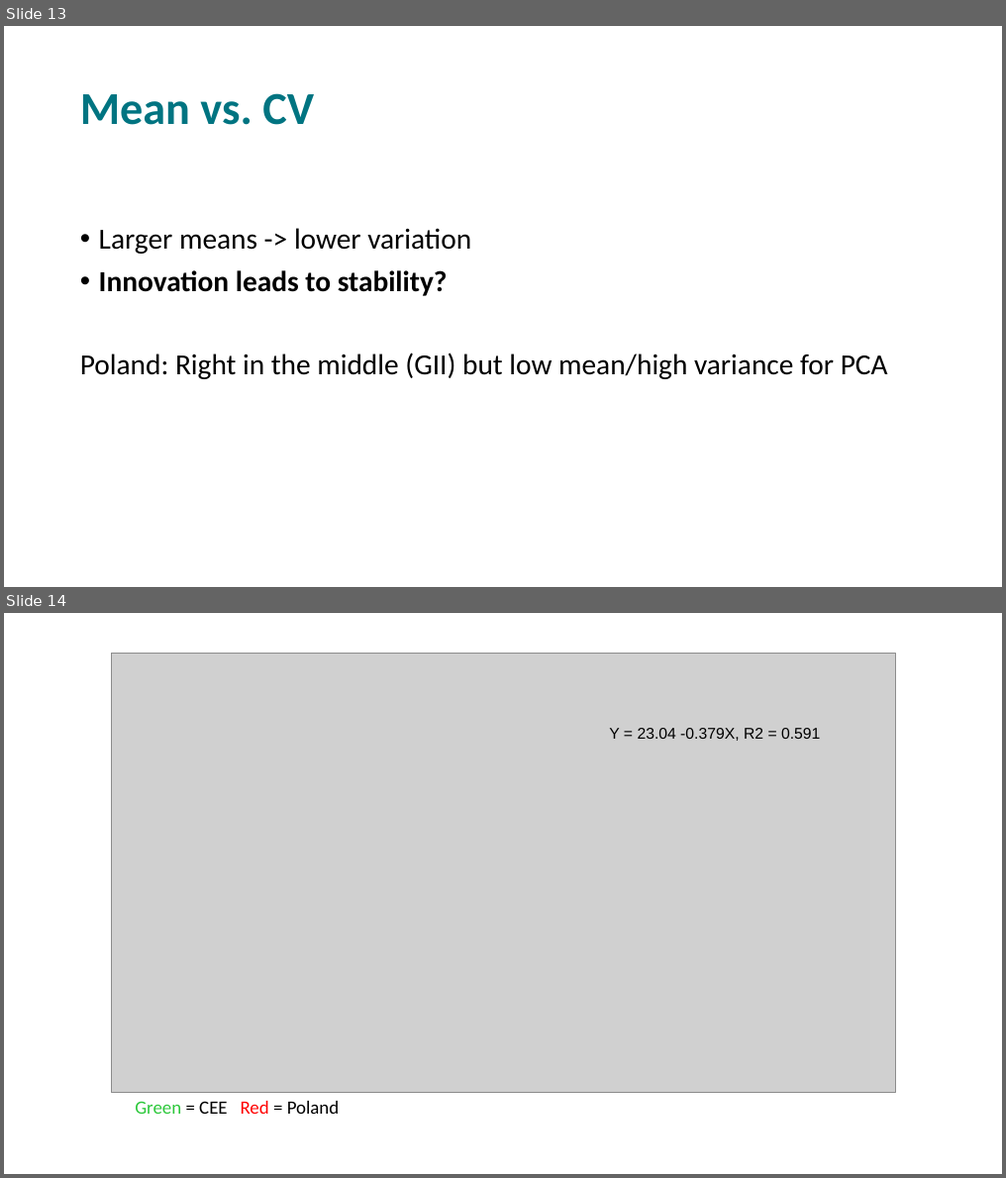
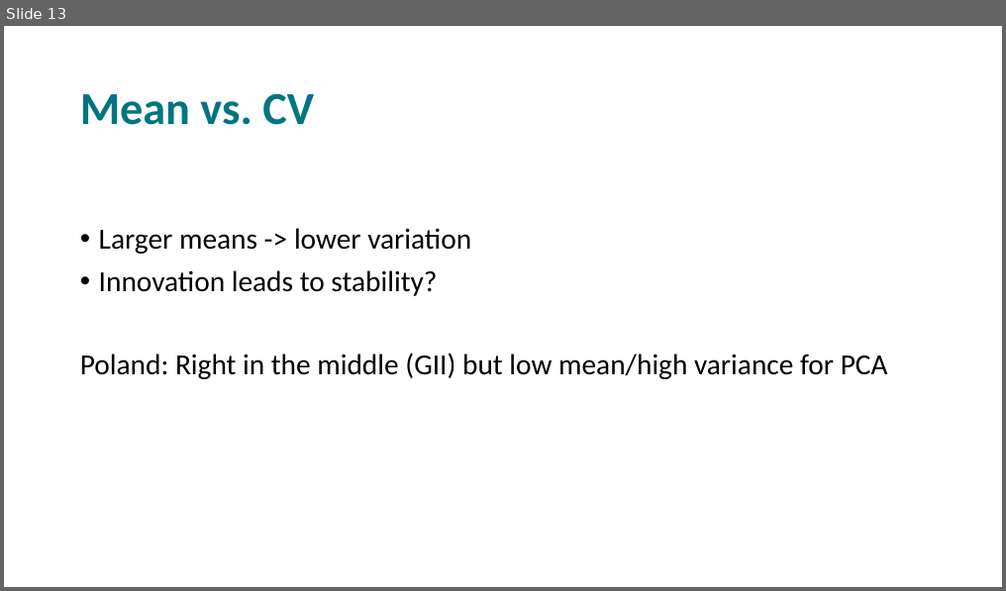
Before and after one commit to hegerty/Collaborations, a slide deck: WERI_Presentation_2025_Hegerty.pptx. Shown one above the other, each under a label of ours: slides 13 and 14 before the commit, slide 13 after it. The pictures are 1006x1178 and 1006x591 pixels, drawn with LibreOffice and Linux fonts; fonts in the diff are those of the drawing; grey boxes stand for pictures. Boxes give left, top, right and bottom in pixels: in the first picture for what was removed or moved away, otherwise in the second. Text is boxed around its words. In the diff, an @@ line names an element or a change of style, - is before the commit and + after.

```diff
--- a/WERI_Presentation_2025_Hegerty.pptx
+++ b/WERI_Presentation_2025_Hegerty.pptx
@@ slide 14 removed at <box>4,613,1002,1174</box>, background #FFFFFF @@
@@ picture removed at <box>111,654,895,1093</box> @@
@@ text removed at <box>609,728,820,741</box> @@
-Y = 23.04 -0.379X, R2 = 0.591
@@ text removed at <box>135,1101,340,1114</box> @@
-Green = CEE Red = Poland
@@ slide 13 changed as well @@
@@ text at <box>99,228,471,296</box>: bold off in "Innovation leads to stability?" @@
```
Also in this commit, not shown: 17 other slides changed, 2 slides added, 1 other slide removed.
